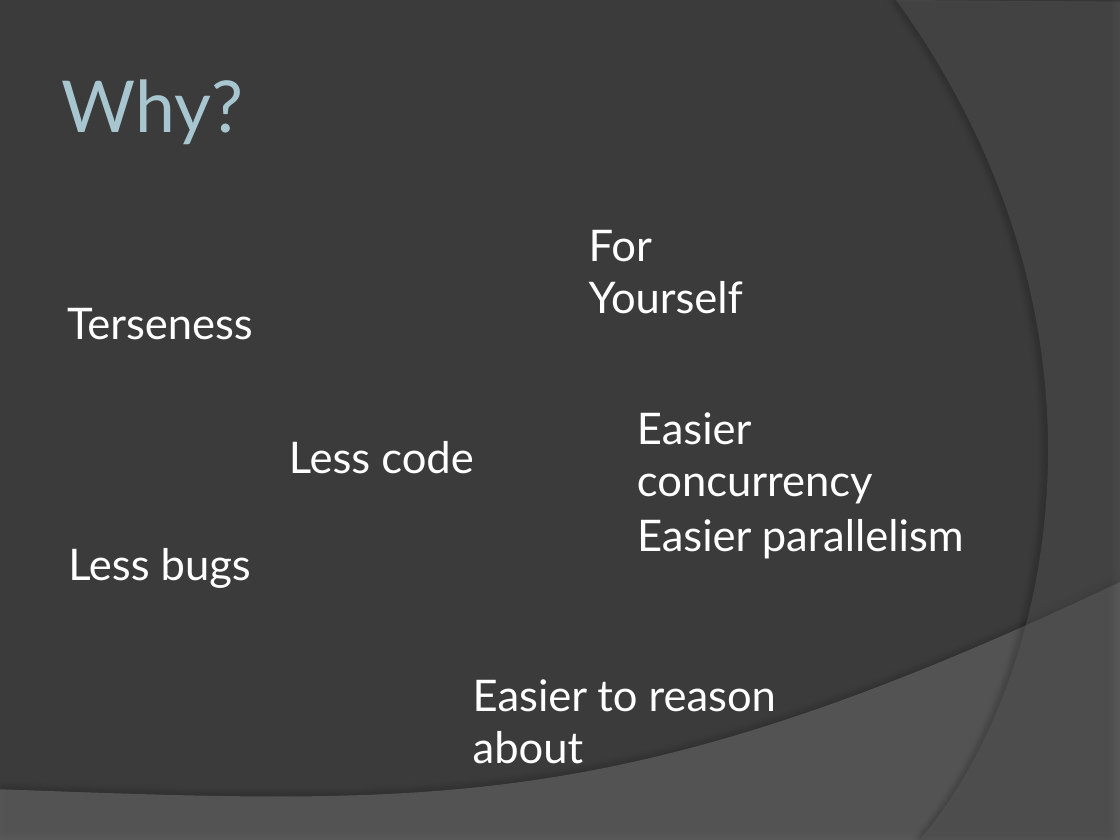
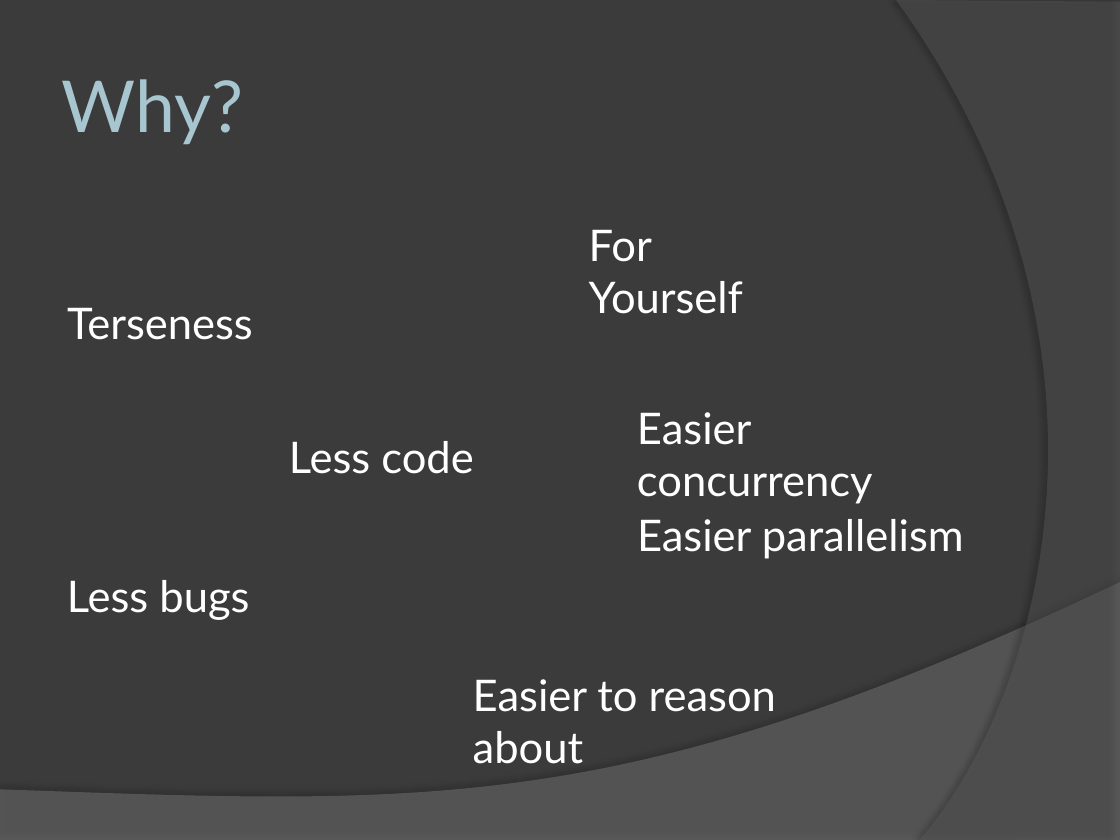
Before and after one commit to MiyamotoAkira/IntoAdventurePresentation, a slide deck: slide 3 of IntoAdventure.pptx. Drawn at 1120x840 pixels with LibreOffice and Linux fonts; fonts in the diff are those of the drawing. Boxes give left, top, right and bottom in pixels: in the first picture for what was removed or moved away, otherwise in the second. Text is boxed around its words. In the diff, an @@ line names an element or a change of style, - is before the commit and + after.

```diff
--- a/IntoAdventure.pptx
+++ b/IntoAdventure.pptx
@@ text "Less bugs": place and size @@
-text "Less bugs" at [68, 548, 251, 588]
+text "Less bugs" at [67, 580, 249, 620]
```
Also in this commit, not shown: 1 other slide changed, 17 other files.
